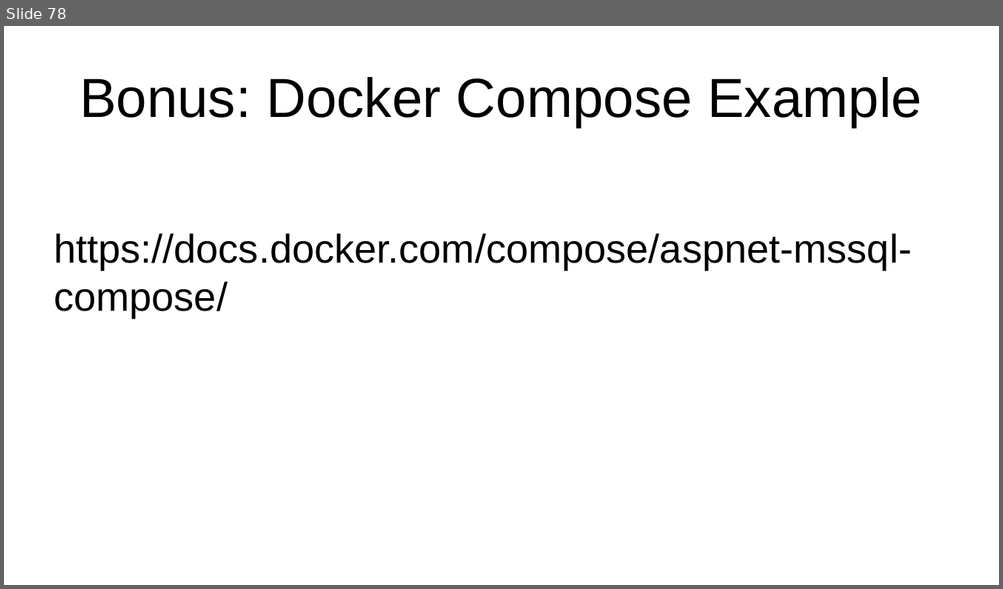
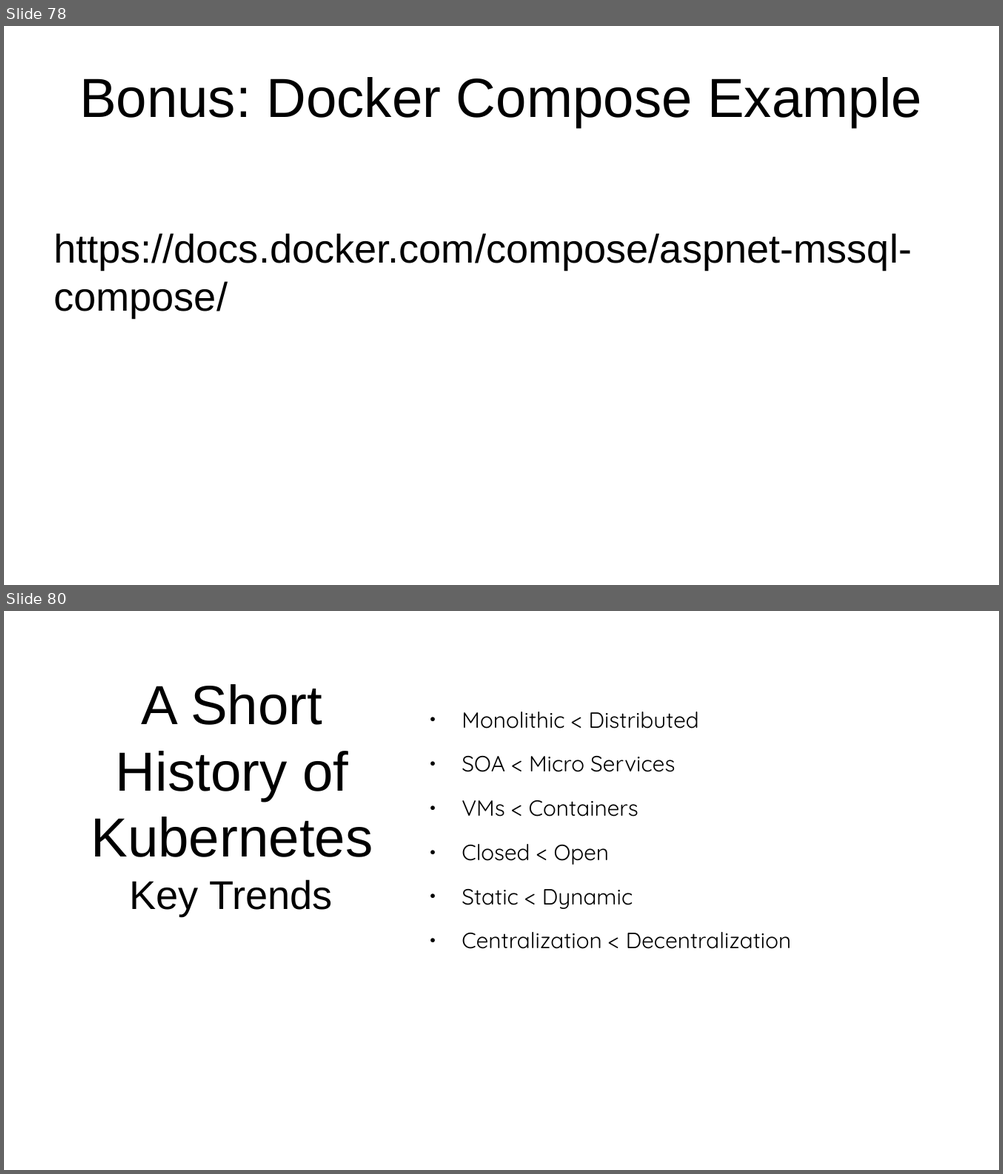
Before and after one commit to JasonvanBrackel/ContainYourEnthusiasm, a slide deck: Contain Your Enthusiasm 2018.2.odp. Shown one above the other, each under a label of ours: slide 78 before the commit, slides 78 and 80 after it; the slides between them are not shown. The pictures are 1003x589 and 1003x1174 pixels, drawn with LibreOffice and Linux fonts; fonts in the diff are those of the drawing; background and template pictures are left out. Boxes give left, top, right and bottom in pixels: in the first picture for what was removed or moved away, otherwise in the second. Text is boxed around its words. In the diff, an @@ line names an element or a change of style, - is before the commit and + after.

```diff
--- a/Contain Your Enthusiasm 2018.2.odp
+++ b/Contain Your Enthusiasm 2018.2.odp
@@ slide 80 added at (4,611,999,1170), background #FFFFFF @@
@@ title added at (91,684,373,857), 44 pt, text #000000 @@
+A Short History of Kubernetes
@@ text added at (461,712,791,949), 17.6 pt, text #000000 @@
+● Monolithic < Distributed
+● SOA < Micro Services
+● VMs < Containers
+● Closed < Open
+● Static < Dynamic
+● Centralization < Decentralization
@@ text added at (130,880,333,916), 32 pt, text #000000 @@
+Key Trends
```
Also in this commit, not shown: 40 other slides added, 1 slide removed.
